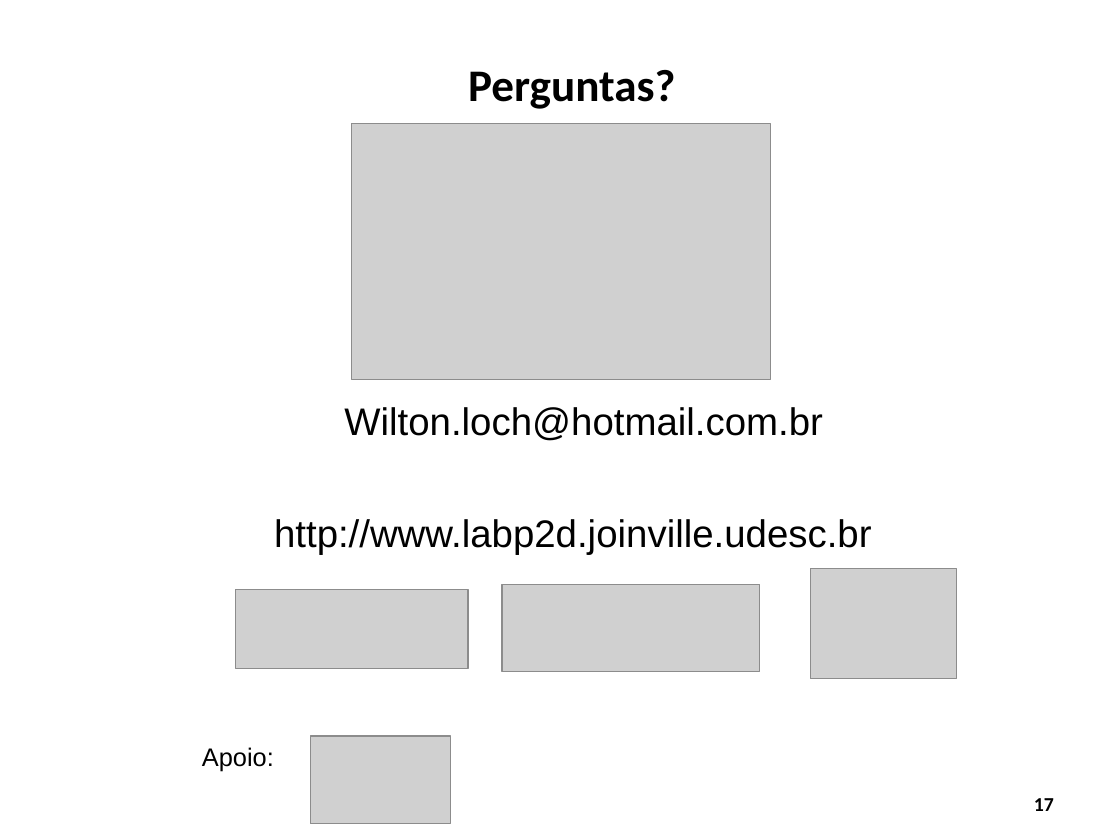
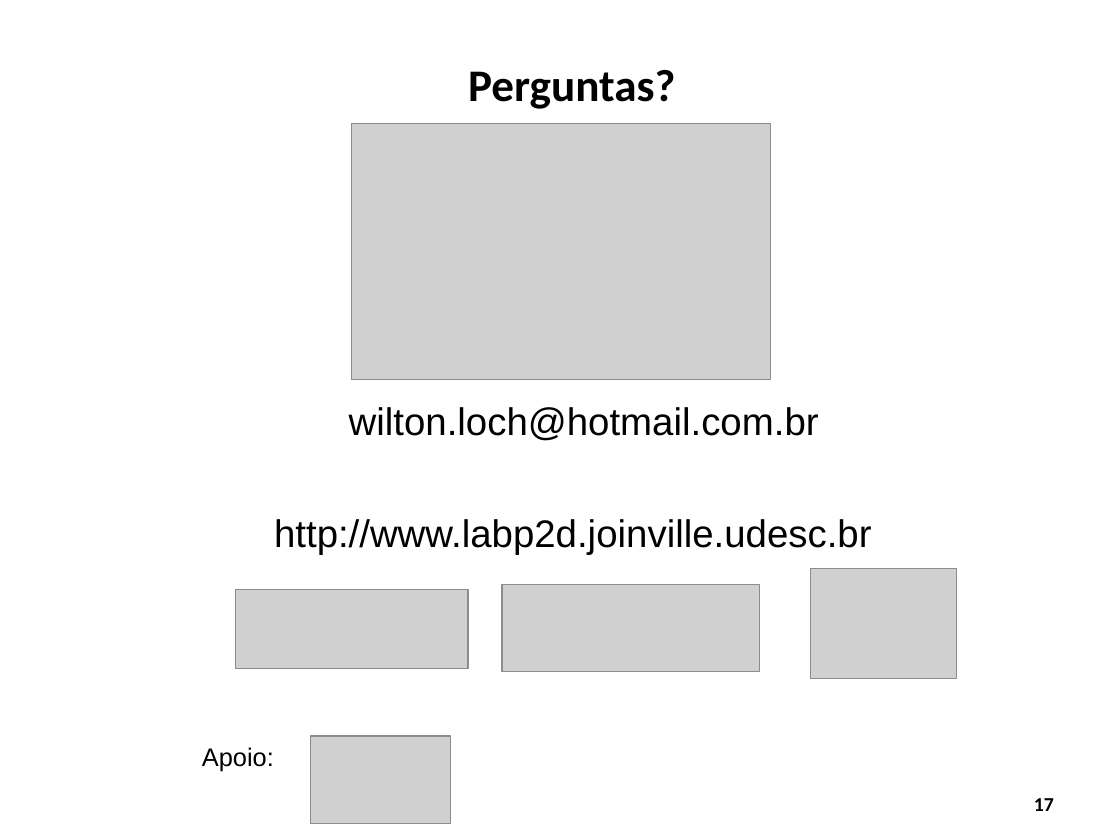
Before and after one commit to WiltonLoch/TCC, a slide deck: slide 17 of apresentacao_TCC_wilton.odp. Drawn at 1120x840 pixels with LibreOffice and Linux fonts; fonts in the diff are those of the drawing; grey boxes stand for pictures; background and template pictures are left out. Boxes give left, top, right and bottom in pixels: in the first picture for what was removed or moved away, otherwise in the second. Text is boxed around its words. In the diff, an @@ line names an element or a change of style, - is before the commit and + after.

```diff
--- a/apresentacao_TCC_wilton.odp
+++ b/apresentacao_TCC_wilton.odp
@@ text at (349, 407, 819, 441): text changed @@
-Wilton.loch@hotmail.com.br
+wilton.loch@hotmail.com.br
```
Also in this commit, not shown: 8 other slides changed, 1 other file.
